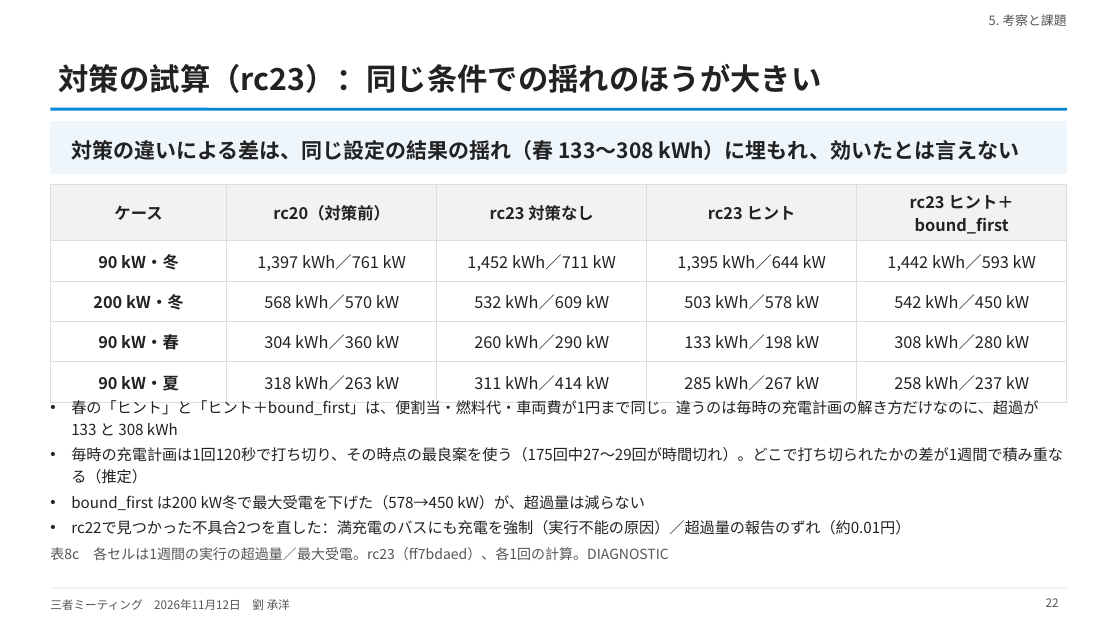
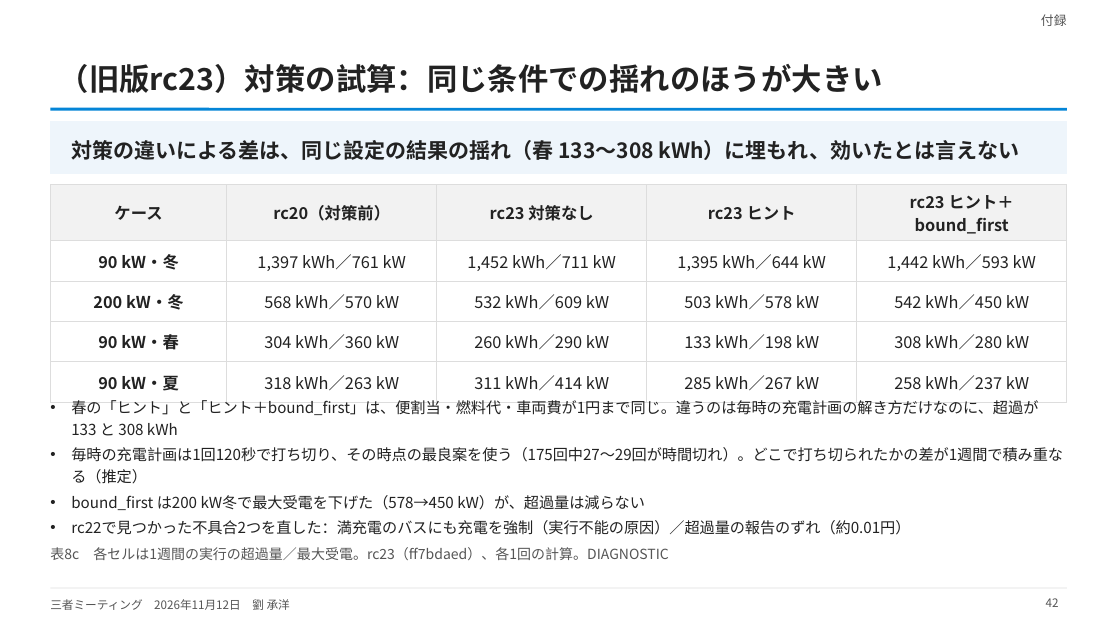
Before and after one commit to CYLIU2003/master-course, a slide deck: slide 42 of outcome/2026-11-12_three_party/three_party_20261112.pptx (slide 22 before the commit). Drawn at 1120x630 pixels with LibreOffice and Linux fonts; fonts in the diff are those of the drawing. Boxes give left, top, right and bottom in pixels: in the first picture for what was removed or moved away, otherwise in the second. Text is boxed around its words. In the diff, an @@ line names an element or a change of style, - is before the commit and + after.

```diff
--- a/outcome/2026-11-12_three_party/three_party_20261112.pptx
+++ b/outcome/2026-11-12_three_party/three_party_20261112.pptx
@@ text at bbox=[1041, 14, 1067, 26]: text changed @@
-5. 考察と課題
+付録
@@ title at bbox=[59, 64, 883, 93]: text changed @@
-対策の試算（rc23）：同じ条件での揺れのほうが大きい
+（旧版rc23）対策の試算：同じ条件での揺れのほうが大きい
@@ page number at bbox=[1046, 598, 1059, 607]: text changed @@
-22
+42
```
Also in this commit, not shown: 20 other slides changed, 1 slide added, 6 other files.
